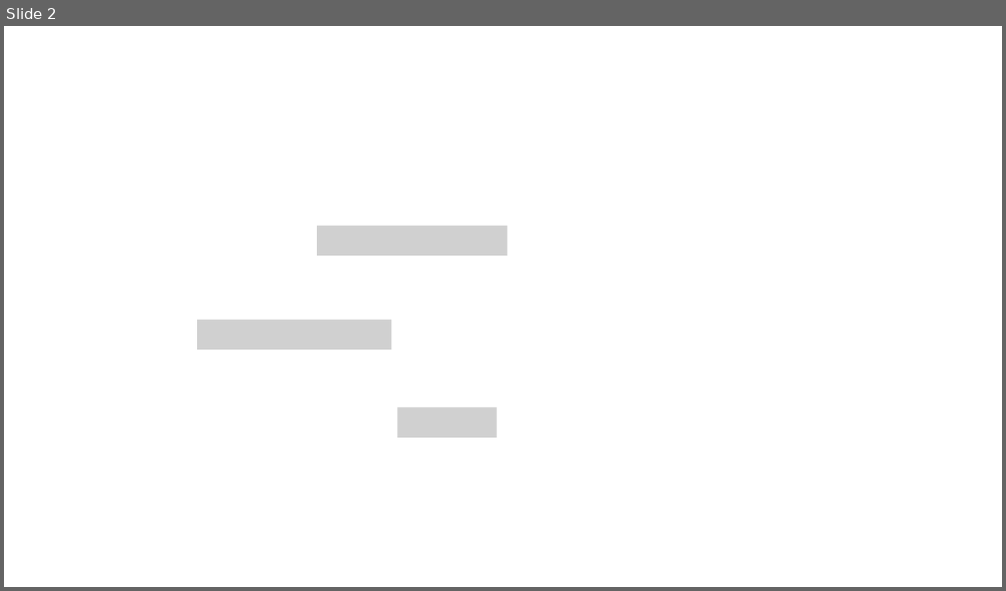
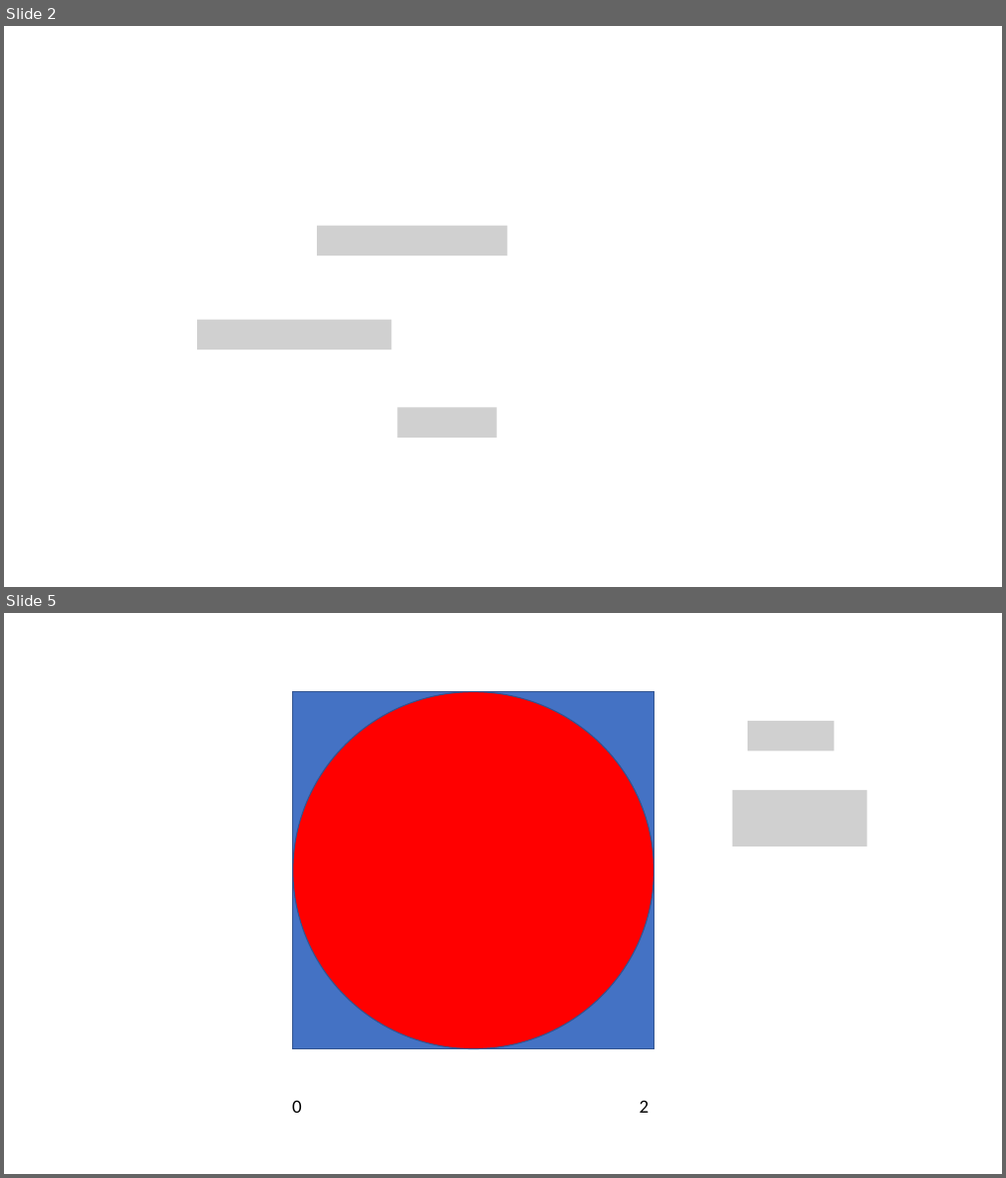
Before and after one commit to MitchellStry/CHE512-Spring2023, a slide deck: AlexeyAkimov/intergation_differentiation/theory.pptx. Shown one above the other, each under a label of ours: slide 2 before the commit, slides 2 and 5 after it; the slides between them are not shown. The pictures are 1006x591 and 1006x1178 pixels, drawn with LibreOffice and Linux fonts; fonts in the diff are those of the drawing; grey boxes stand for pictures. Boxes give left, top, right and bottom in pixels: in the first picture for what was removed or moved away, otherwise in the second. Text is boxed around its words. In the diff, an @@ line names an element or a change of style, - is before the commit and + after.

```diff
--- a/AlexeyAkimov/intergation_differentiation/theory.pptx
+++ b/AlexeyAkimov/intergation_differentiation/theory.pptx
@@ slide 5 added at (x1=4, y1=613, x2=1002, y2=1174), background #FFFFFF @@
@@ rectangle added at (x1=293, y1=691, x2=653, y2=1049), fill #4472C4, outline #325491 1 pt @@
@@ ellipse added at (x1=293, y1=691, x2=653, y2=1049), fill #FF0000, outline #325491 1 pt @@
@@ picture added at (x1=748, y1=721, x2=835, y2=751) @@
@@ picture added at (x1=733, y1=790, x2=867, y2=847) @@
@@ text added at (x1=292, y1=1100, x2=649, y2=1113), 18 pt, text #000000 @@
+0 2
```
Also in this commit, not shown: 2 other slides added, 1 other file.
